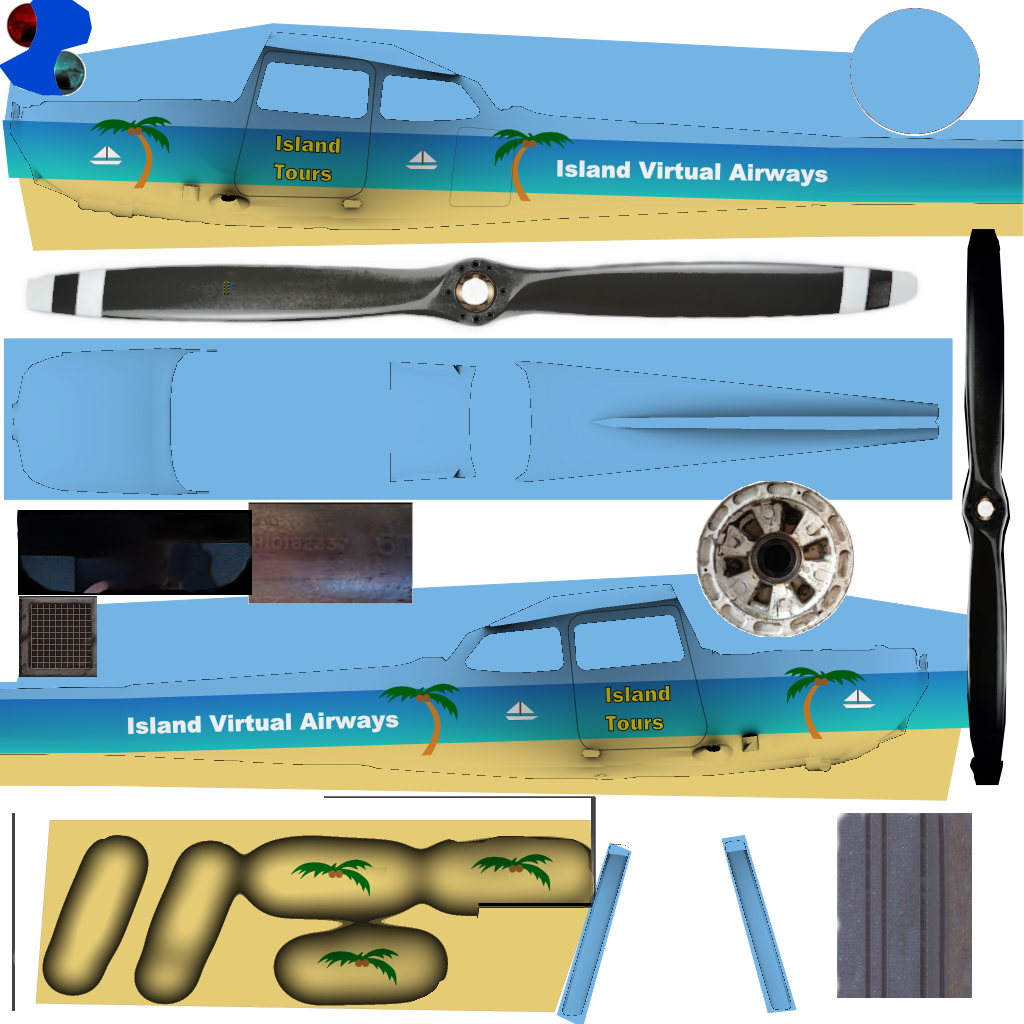
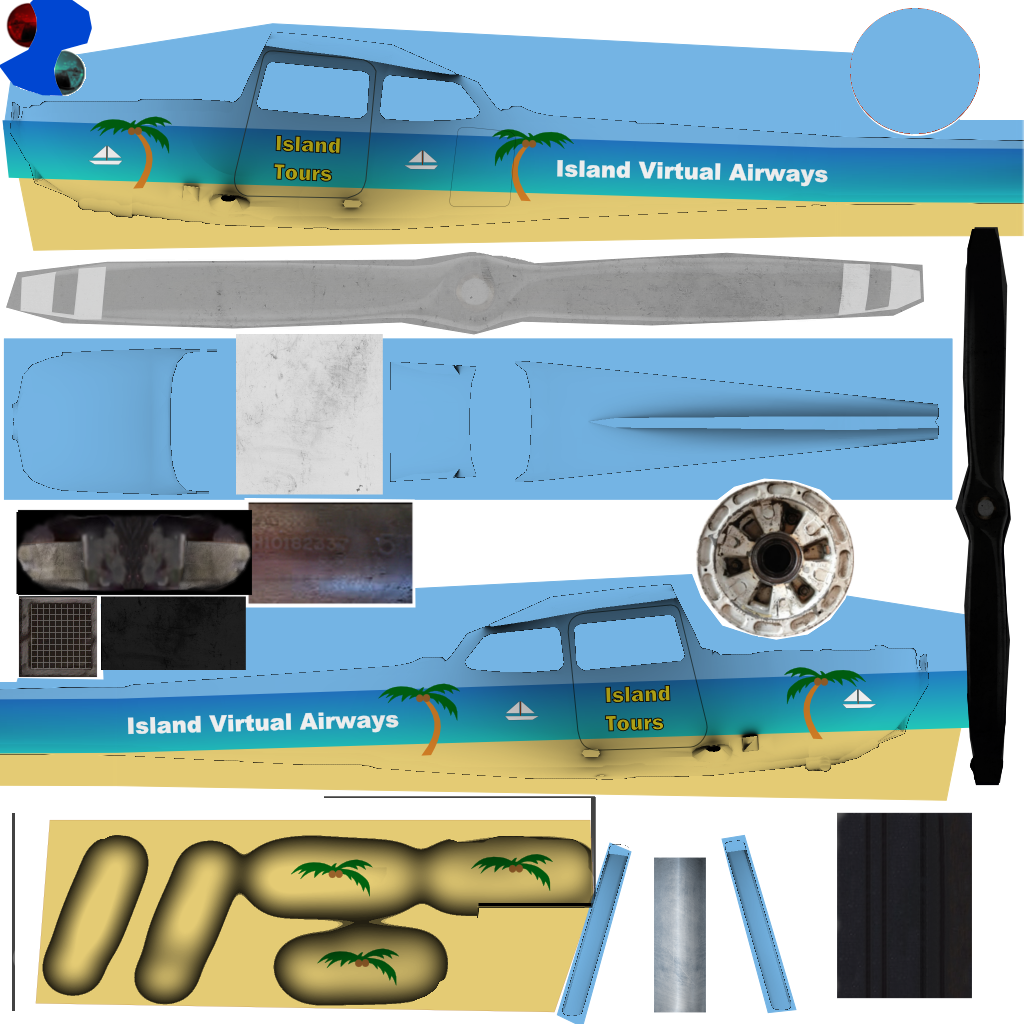
Revision of a layered 1024px x 1024px image; what changed, layer by layer:
added layer "Clipboard #4" above "Clipboard #3" over [6, 227, 1011, 1013]
